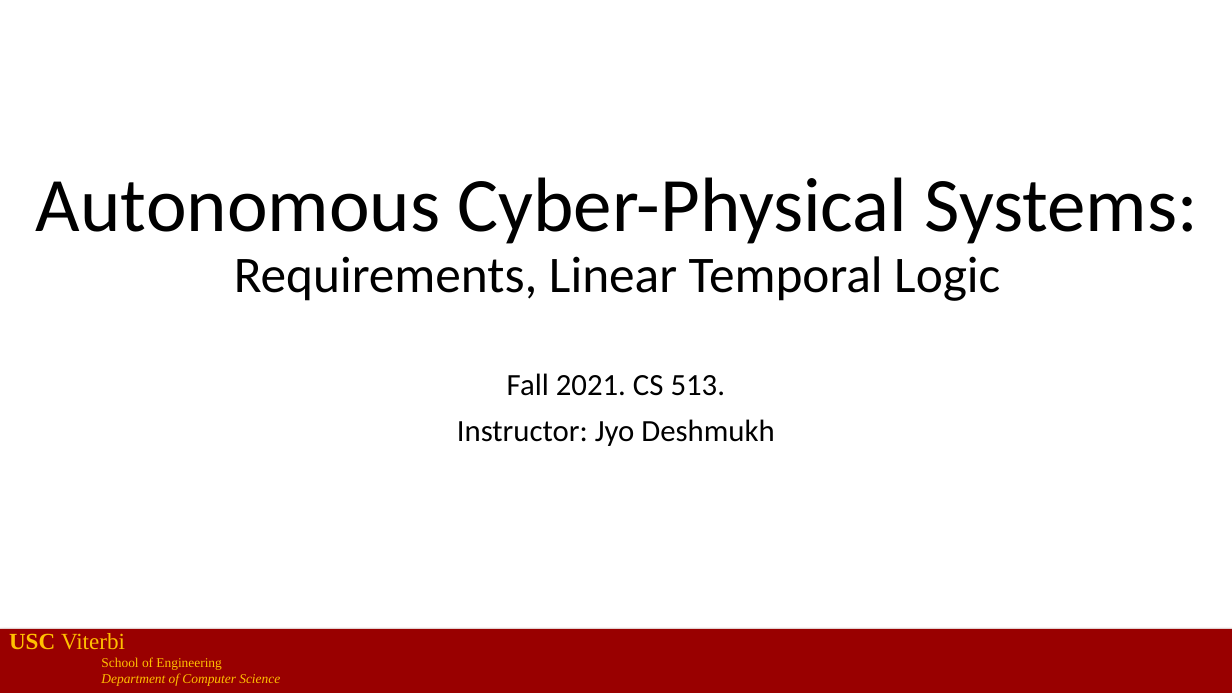
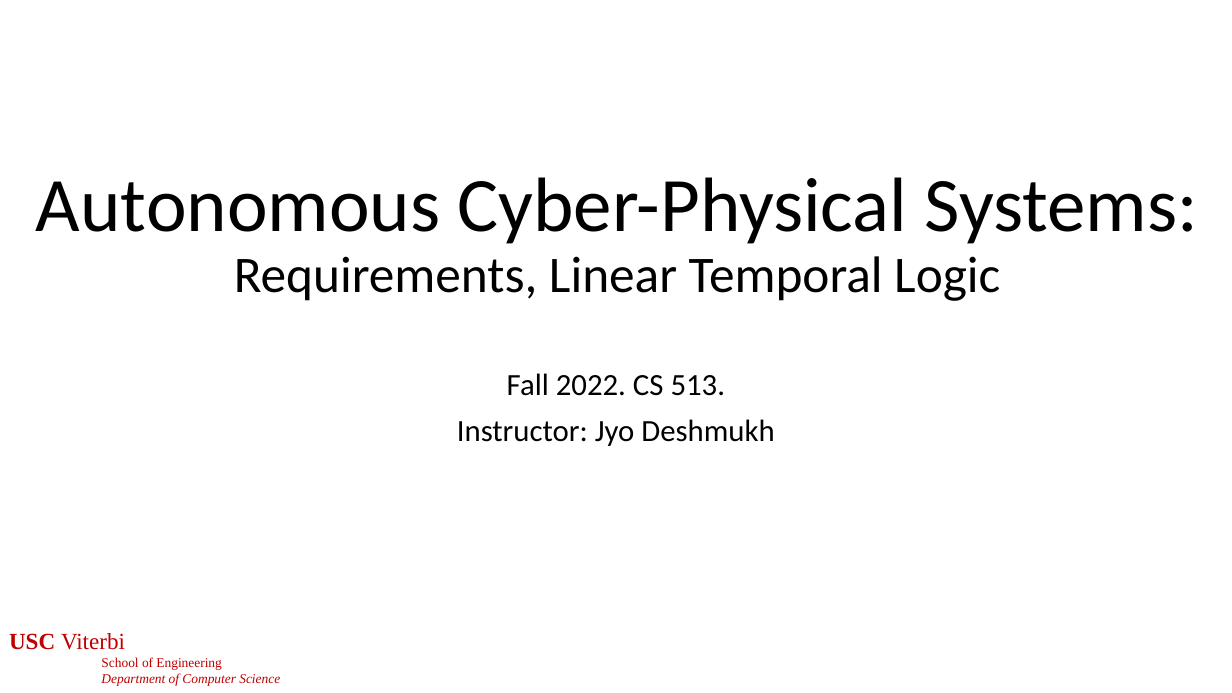
Before and after one commit to jdeshmukh/jdeshmukh.github.io, a slide deck: slide 1 of teaching/cs513slides/lecture6-Requirements and LTL.pptx. Drawn at 1232x693 pixels with LibreOffice and Linux fonts; fonts in the diff are those of the drawing. Boxes give left, top, right and bottom in pixels: in the first picture for what was removed or moved away, otherwise in the second. Text is boxed around its words. In the diff, an @@ line names an element or a change of style, - is before the commit and + after.

```diff
--- a/teaching/cs513slides/lecture6-Requirements and LTL.pptx
+++ b/teaching/cs513slides/lecture6-Requirements and LTL.pptx
@@ subtitle at <box>507,373,726,396</box>: text changed @@
-Fall 2021. CS 513.
+Fall 2022. CS 513.
@@ text "USC Viterbi" at <box>9,633,280,686</box>: text colour #FFC000 to #C00000 @@
@@ rectangle removed at <box>0,629,1232,693</box> @@
```
Also in this commit, not shown: 32 other slides changed, 1 other file.
